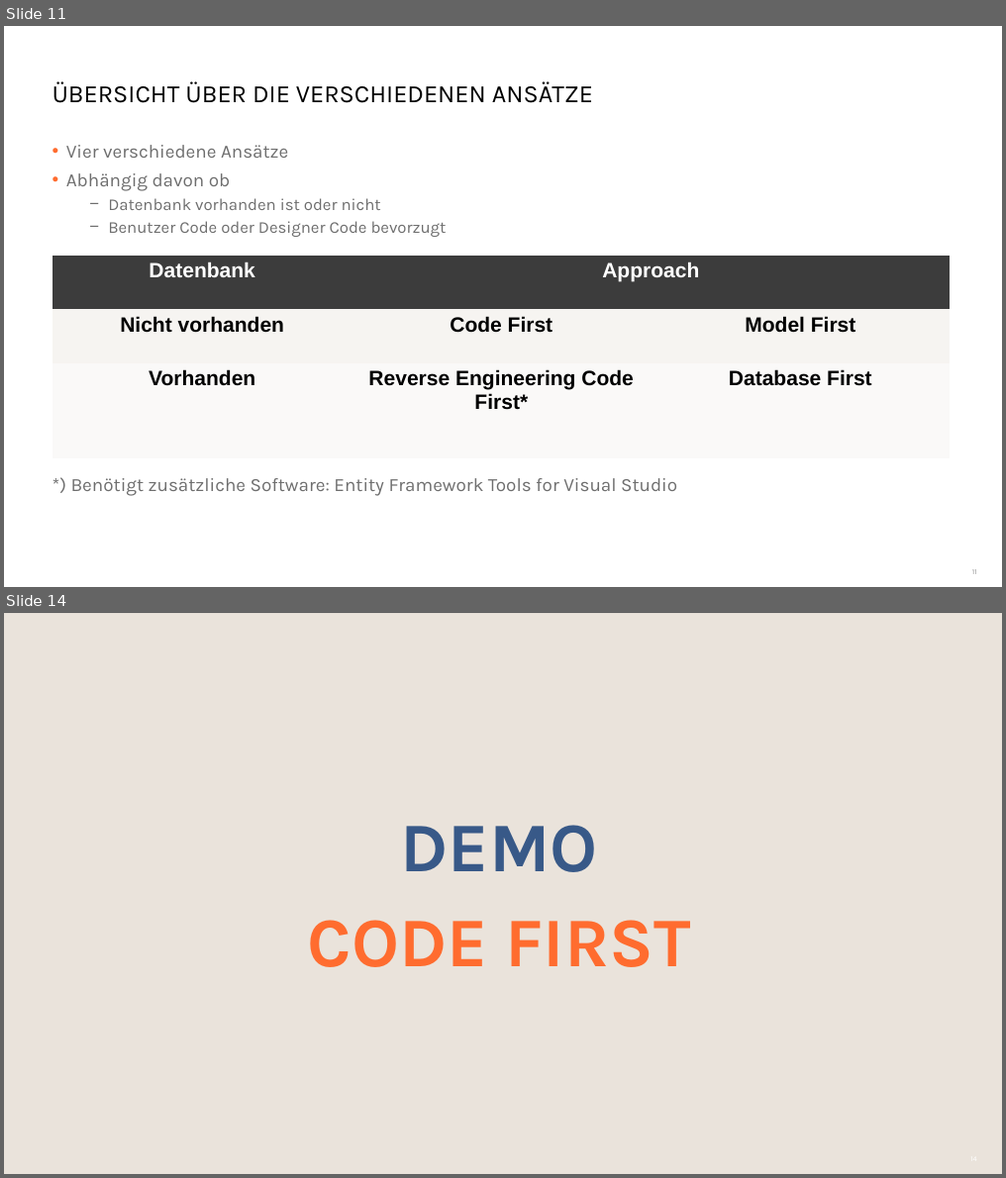
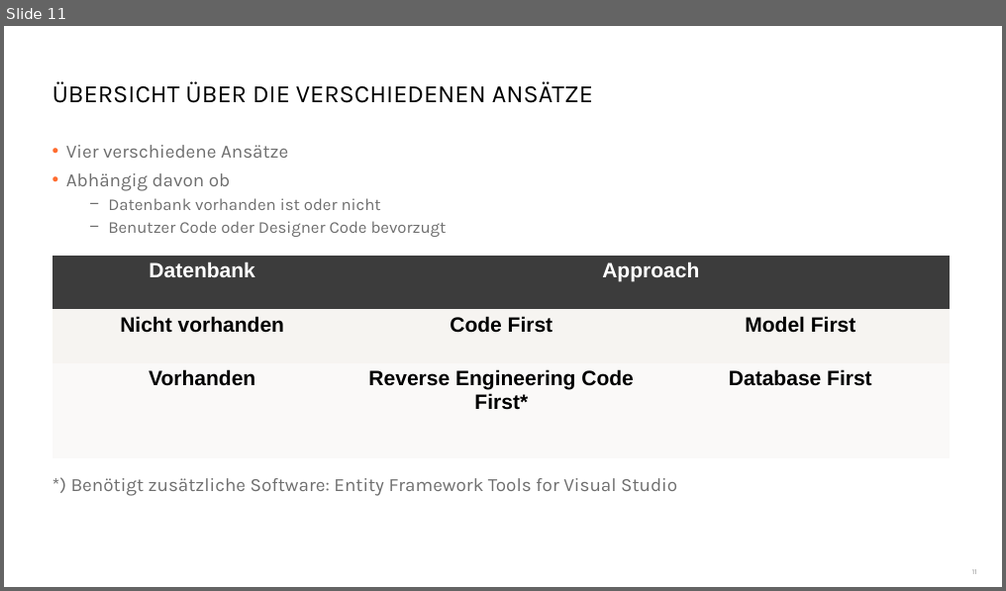
Before and after one commit to danielbeckmann/DotNETJumpStart, a slide deck: 03. Entity Framework/Entity Framework.pptx. Shown one above the other, each under a label of ours: slides 11 and 14 before the commit, slide 11 after it; the slides between them are not shown. The pictures are 1006x1178 and 1006x591 pixels, drawn with LibreOffice and Linux fonts; fonts in the diff are those of the drawing; background and template pictures are left out. Boxes give left, top, right and bottom in pixels: in the first picture for what was removed or moved away, otherwise in the second. Text is boxed around its words. In the diff, an @@ line names an element or a change of style, - is before the commit and + after.

```diff
--- a/03. Entity Framework/Entity Framework.pptx
+++ b/03. Entity Framework/Entity Framework.pptx
@@ slide 14 removed at bbox=[4, 613, 1002, 1174], background #EAE3DB @@
@@ title removed at bbox=[401, 825, 598, 872] @@
-DEMO
@@ subtitle removed at bbox=[308, 920, 690, 967] @@
-CODE FIRST
```
Also in this commit, not shown: 6 slides changed, 15 other slides removed.
